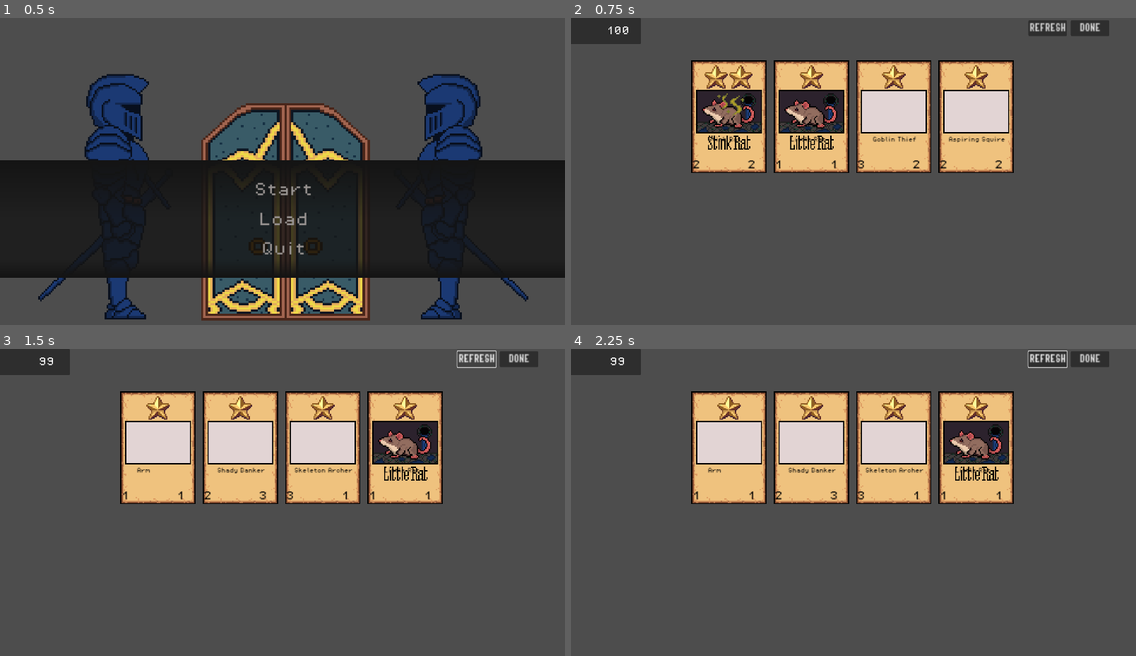
Above: before the commit, frames 1-4 (two rows, left to right).
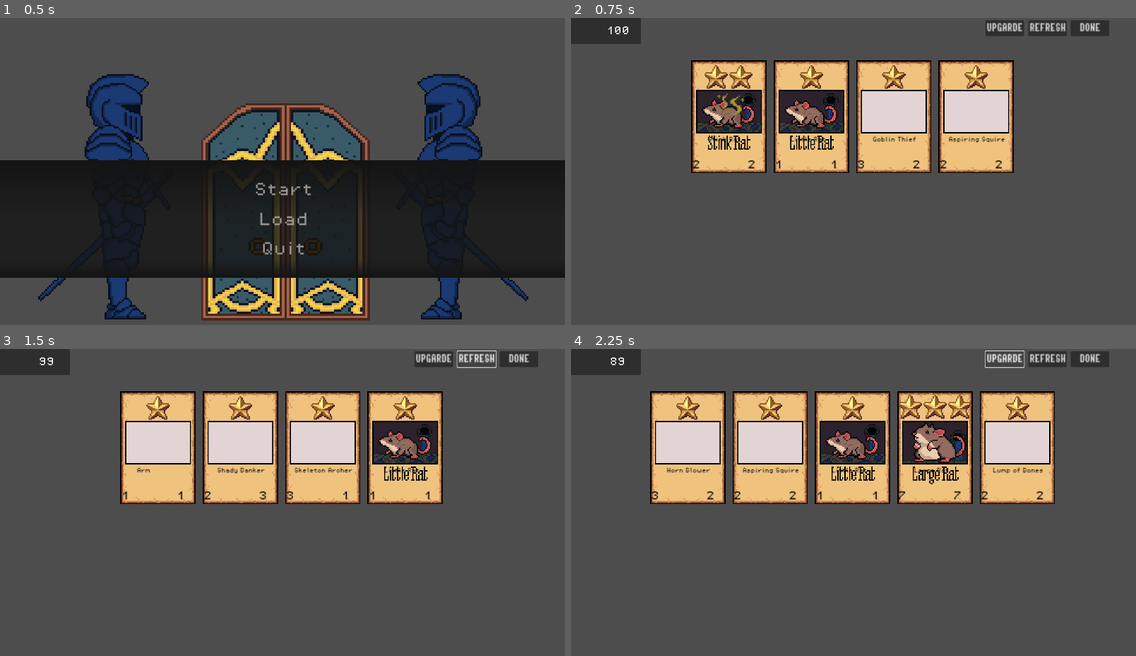
Above: after the commit, the same moments.

Repository: wenyng0526-boop/whateverproject
Game: Godot game, scene res://Scenes/main_menu.tscn
The game is run twice, just before and just after one commit, with the same random seed, the same clock (stepped at 60 frames per second) and the same inputs. The engine's default icon, where the game draws it, is replaced by a stand-in: a white triangle on a blue panel in a dark square.
Inputs (mouse positions are in pixels of both pictures, inside the frame that each line leads up to):
- Up to frame 1 (0.5 s): no input
- Up to frame 2 (0.75 s): click (853, 189) at 0.5 s
- Up to frame 3 (1.5 s): click "REFRESH" at 1.25 s
- Up to frame 4 (2.25 s): click (1006, 358) at 2 s, where only the run after the commit has a clickable "UPGARDE"

Frame 1 is identical in both runs. In frame 2, 0.2% of the frame differs, in the area x 73-81%, y 0-6%; in frame 3, 0.2%; in frame 4, 17%, in the area x 7-88%, y 0-51%.

Commit message:
shop upgrade, deck arrange, sell system fixed
Shop had upgrade and will increase slot and sell stronger card every upgrade. Same card will arrange together. Sell system fixed, can sell cards again :)

Diff:
--- a/Minion Resource/Rat/disease_spreader.tres
+++ b/Minion Resource/Rat/disease_spreader.tres
@@ -12,3 +12,4 @@
 image = ExtResource("1_odr26")
 minon_type = 1
 fusion_tier = 1
+star = 2
--- a/Minion Resource/Rat/large_rat.tres
+++ b/Minion Resource/Rat/large_rat.tres
@@ -11,3 +11,5 @@
 health = 7
 image = ExtResource("1_hxum8")
 minon_type = 1
+fusion_tier = 1
+star = 3
--- a/Minion Resource/Rat/mass_infestation.tres
+++ b/Minion Resource/Rat/mass_infestation.tres
@@ -11,3 +11,5 @@
 health = 11
 image = ExtResource("1_8ebno")
 minon_type = 1
+fusion_tier = 1
+star = 3
--- a/Minion Resource/Rat/mother_of_rats.tres
+++ b/Minion Resource/Rat/mother_of_rats.tres
@@ -11,3 +11,5 @@
 health = 13
 image = ExtResource("1_qse1x")
 minon_type = 1
+fusion_tier = 1
+star = 3
--- a/Minion Resource/Rat/rat_tamer.tres
+++ b/Minion Resource/Rat/rat_tamer.tres
@@ -11,3 +11,5 @@
 health = 6
 image = ExtResource("1_jjqdf")
 minon_type = 1
+fusion_tier = 1
+star = 2
--- a/Minion Resource/Rat/scarificial_rat.tres
+++ b/Minion Resource/Rat/scarificial_rat.tres
@@ -11,3 +11,5 @@
 health = 4
 image = ExtResource("1_y43s5")
 minon_type = 1
+fusion_tier = 1
+star = 2
--- a/Minion Resource/Rat/stink_rat.tres
+++ b/Minion Resource/Rat/stink_rat.tres
@@ -11,3 +11,5 @@
 health = 2
 image = ExtResource("1_qv8an")
 minon_type = 1
+fusion_tier = 1
+star = 2
--- a/Other resource/shop_card.tres
+++ b/Other resource/shop_card.tres
@@ -12,7 +12,8 @@
 [ext_resource type="Resource" uid="uid://ck25kwqigneuy" path="res://Minion Resource/Skeleton/skeleton_archer.tres" id="10_vih8c"]
 [ext_resource type="Resource" uid="uid://bbb5ipiug4cit" path="res://Minion Resource/Rat/little_rat.tres" id="11_m6gq4"]
 [ext_resource type="Resource" uid="uid://dr8livklpk6kw" path="res://Minion Resource/Skeleton/arm.tres" id="12_343xh"]
+[ext_resource type="Resource" uid="uid://uilbc760sao7" path="res://Minion Resource/Rat/large_rat.tres" id="13_0r3i1"]
 
 [resource]
 script = ExtResource("1_ptnot")
-shop_cards_one = Array[ExtResource("2_6wc11")]([ExtResource( …(189 unchanged characters)… rce("11_m6gq4"), ExtResource("12_343xh")])
+shop_cards_one = Array[ExtResource("2_6wc11")]([ExtResource( …(189 unchanged characters)… rce("11_m6gq4"), ExtResource("12_343xh"), ExtResource("13_0r3i1")])
--- a/Scenes/shop_scene.tscn
+++ b/Scenes/shop_scene.tscn
@@ -4,7 +4,7 @@
 [ext_resource type="Script" path="res://Scipts/shop_manager.gd" id="1_s0dvk"]
 [ext_resource type="Resource" uid="uid://b05y0n3q37vtn" path="res://Other resource/shop_card.tres" id="3_inuco"]
 [ext_resource type="FontFile" uid="uid://e2g4j1nu4f4l" path="res://Assets/Fonts/PixelOperator8-Bold.ttf" id="4_a2dmr"]
-[ext_resource type="Script" path="res://Scenes/currency_ui.gd" id="5_nrsk7"]
+[ext_resource type="Script" path="res://Scipts/currency_ui.gd" id="5_nrsk7"]
 [ext_resource type="FontFile" uid="uid://d4jftloaibius" path="res://Assets/Fonts/PixelOperator8.ttf" id="6_vi0a5"]
 
 [node name="Shop Scene" type="Node2D" node_paths=PackedStringArray("card_container", "player_container", "hand_container", "confirm_panel", "confirm_label")]
@@ -45,6 +45,16 @@
 scale = Vector2(1.09582, 1.72816)
 theme_override_fonts/font = ExtResource("4_a2dmr")
 text = "DONE
+"
+
+[node name="Upgrade Button" type="Button" parent="."]
+offset_left = 1408.0
+offset_top = 8.0
+offset_right = 1528.0
+offset_bottom = 39.0
+scale = Vector2(1.09582, 1.72816)
+theme_override_fonts/font = ExtResource("4_a2dmr")
+text = "UPGARDE
 "
 
 [node name="ShopCenter" type="CenterContainer" parent="."]
@@ -180,5 +190,6 @@
 
 [connection signal="pressed" from="Refresh Button" to="." method="_on_refresh_button_pressed"]
 [connection signal="pressed" from="Done Button" to="." method="_on_done_button_pressed"]
+[connection signal="pressed" from="Upgrade Button" to="." method="_on_upgrade_button_pressed"]
 [connection signal="pressed" from="ConfirmUI/Panel/Control/HBoxContainer/YesButton" to="." method="_on_yes_button_pressed"]
 [connection signal="pressed" from="ConfirmUI/Panel/Control/HBoxContainer/NoButton" to="." method="_on_no_button_pressed"]
--- a/Scipts/game_state.gd
+++ b/Scipts/game_state.gd
@@ -9,6 +9,11 @@
 var hand_cards: Array[card_resource] = []
 const MAX_CARDS = 6
 const MAX_HAND = 10
+var shop_level: int = 1
+const MAX_SHOP_LEVEL = 3
+const SHOP_SLOTS = [4, 5, 6]        # index 0 = level 1, index 1 = level 2, index 2 = level 3
+const SHOP_MAX_STAR = [2, 3, 4]     # highest star card allowed at each level
+const SHOP_UPGRADE_COST = [10, 30]    # [0] = cost to go 1→2, [1] = cost to go 2→3
 signal currency_changed(new_amount: int)
 
 var win_count: int = 0
--- a/Scipts/shop_manager.gd
+++ b/Scipts/shop_manager.gd
@@ -8,7 +8,6 @@
 @export var confirm_panel : Control
 @export var confirm_label : Label
 
-var shop_size: int = 4
 var refresh_cost = 1
 var sell_value: int = 1
 var pending_action: Callable
@@ -19,10 +18,18 @@
 	refresh_hand()
 
 func refresh_shop():
+	print("shop_level: ", GameState.shop_level)
 	for child in card_container.get_children():
 		child.queue_free() #clear existing cards in the shop
+
+	var max_star: int = GameState.SHOP_MAX_STAR[GameState.shop_level - 1]
+	var pool: Array[card_resource] = shop_cards.shop_cards_one.filter(
+		func(c): return c.star <= max_star
+	)
+
+	var shop_size: int = GameState.SHOP_SLOTS[GameState.shop_level - 1]
 	for i in range(shop_size):
-		var random_card_data: card_resource = shop_cards.shop_cards_one.pick_random()
+		var random_card_data: card_resource = pool.pick_random()
 		var card_instance : CardUI = card_ui.instantiate()
 		card_container.add_child(card_instance)
 		card_instance.set_card_data(random_card_data) #refill shop with new cards
@@ -38,9 +45,8 @@
 		var card_instance: CardUI = card_ui.instantiate()
 		player_container.add_child(card_instance)
 		card_instance.set_card_data(data)
-		card_instance.current_location = CardUI.CardLocation.BOARD
-		card_instance.clicked.connect(_on_owned_card_clicked)
-
+		card_instance.current_location = CardUI.CardLocation.HAND
+		card_instance.clicked.connect(_on_hand_card_clicked)
 
 func _on_refresh_button_pressed() -> void:
 	if GameState.currency >= refresh_cost:
@@ -71,33 +77,44 @@
 	GameState.check_for_duplicate()
 	refresh_hand()
 
-
+#---------------------hand deck pro max--------------------------#
 func refresh_hand() -> void:
 	for child in hand_container.get_children():
 		child.queue_free()
-	for data in GameState.hand_cards:
+
+	var sorted_hand: Array[card_resource] = GameState.hand_cards.duplicate()
+	sorted_hand.sort_custom(func(a, b):
+		if a.name == b.name:
+			return a.fusion_tier > b.fusion_tier # higher level on the left
+		return a.name < b.name
+	)
+
+	for data in sorted_hand:
 		var card_instance: CardUI = card_ui.instantiate()
 		hand_container.add_child(card_instance)
 		card_instance.set_card_data(data)
 		card_instance.current_location = CardUI.CardLocation.HAND
+		card_instance.clicked.connect(_on_hand_card_clicked)
+
 #done button
 func _on_done_button_pressed() -> void:
 	get_tree().change_scene_to_file("res://Scenes/combat_scene.tscn")
 
 #sell shet
-func _on_owned_card_clicked(card: CardUI) -> void:
-	if GameState.deployed_cards.size() <= 1:
+func _on_hand_card_clicked(card: CardUI) -> void:
+	if GameState.hand_cards.size() <= 1:
 		print("YOU NEED AT LEAST ONE CARD")
 		return
-	_ask_confirm("Sell %s for %d coins?" % [card.card_data.name, sell_value], _sell_card.bind(card))
+	_ask_confirm("Sell %s for %d coins?" % [card.card_data.name, sell_value], _sell_hand_card.bind(card))
 
-func _sell_card(card: CardUI) -> void:
+func _sell_hand_card(card: CardUI) -> void:
 	var index: int = card.get_index()
 	print("Sold ", card.card_data.name, " | coins left: ", GameState.currency + sell_value)
-	GameState.deployed_cards.remove_at(index)
+	GameState.hand_cards.remove_at(index)
 	GameState.currency += sell_value
-	spawn_player_cards()
+	refresh_hand()
 
+#---------------------Confirm--------------------------#
 func _ask_confirm(message: String, action: Callable) -> void:
 	pending_action = action
 	confirm_label.text = message
@@ -112,3 +129,19 @@
 func _on_no_button_pressed() -> void:
 	confirm_panel.hide()
 	pending_action = Callable()
+
+#---------------------Shop upgrade--------------------------#
+func _on_upgrade_button_pressed() -> void:
+	if GameState.shop_level >= GameState.MAX_SHOP_LEVEL:
+		print("SHOP IS MAX LEVEL")
+		return
+
+	var cost: int = GameState.SHOP_UPGRADE_COST[GameState.shop_level - 1]
+	if GameState.currency < cost:
+		print("YOU'RE BROKE")
+		return
+
+	GameState.currency -= cost
+	GameState.shop_level += 1
+	refresh_shop()
+	print("Shop upgraded to level ", GameState.shop_level)
Not shown: 1 places in Other resource/shop_card.tres that only renumber resources
Not shown: 1 places in Scenes/main_menu.tscn that only renumber resources
Renamed: Scenes/currency_ui.gd -> Scipts/currency_ui.gd
